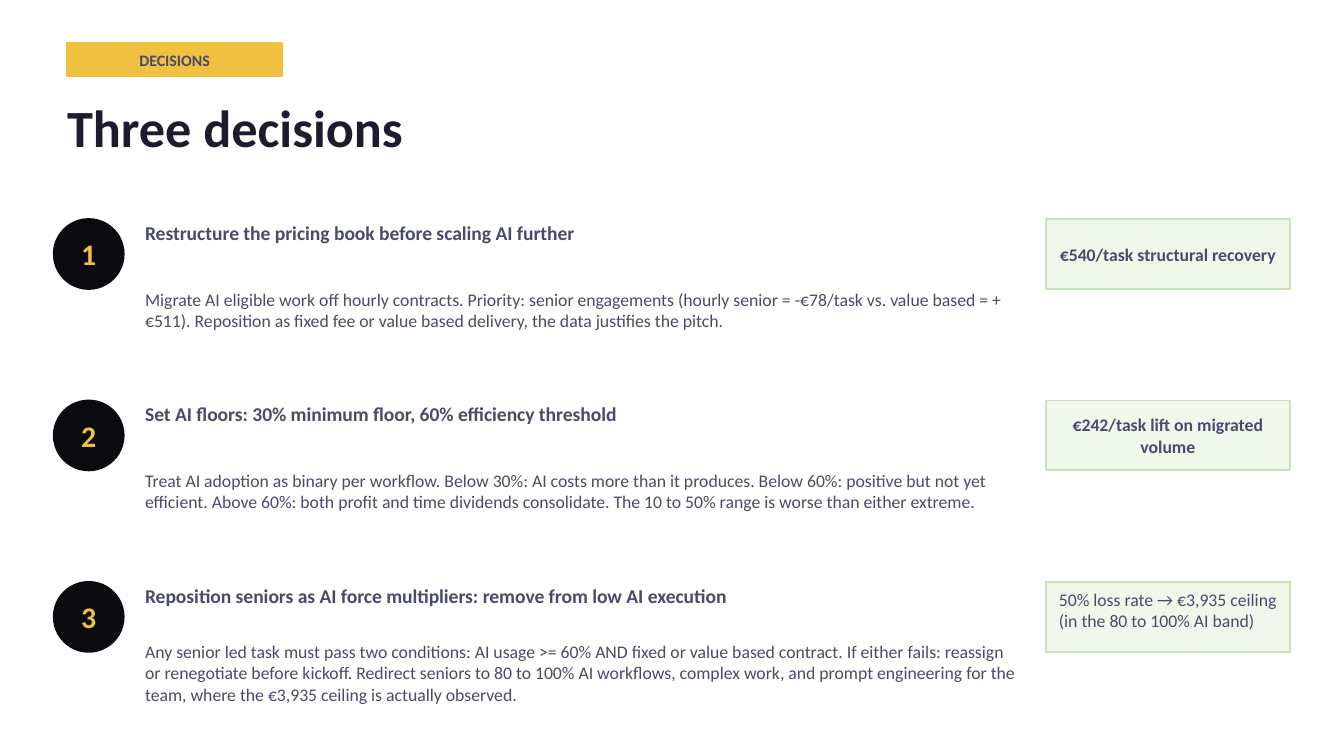
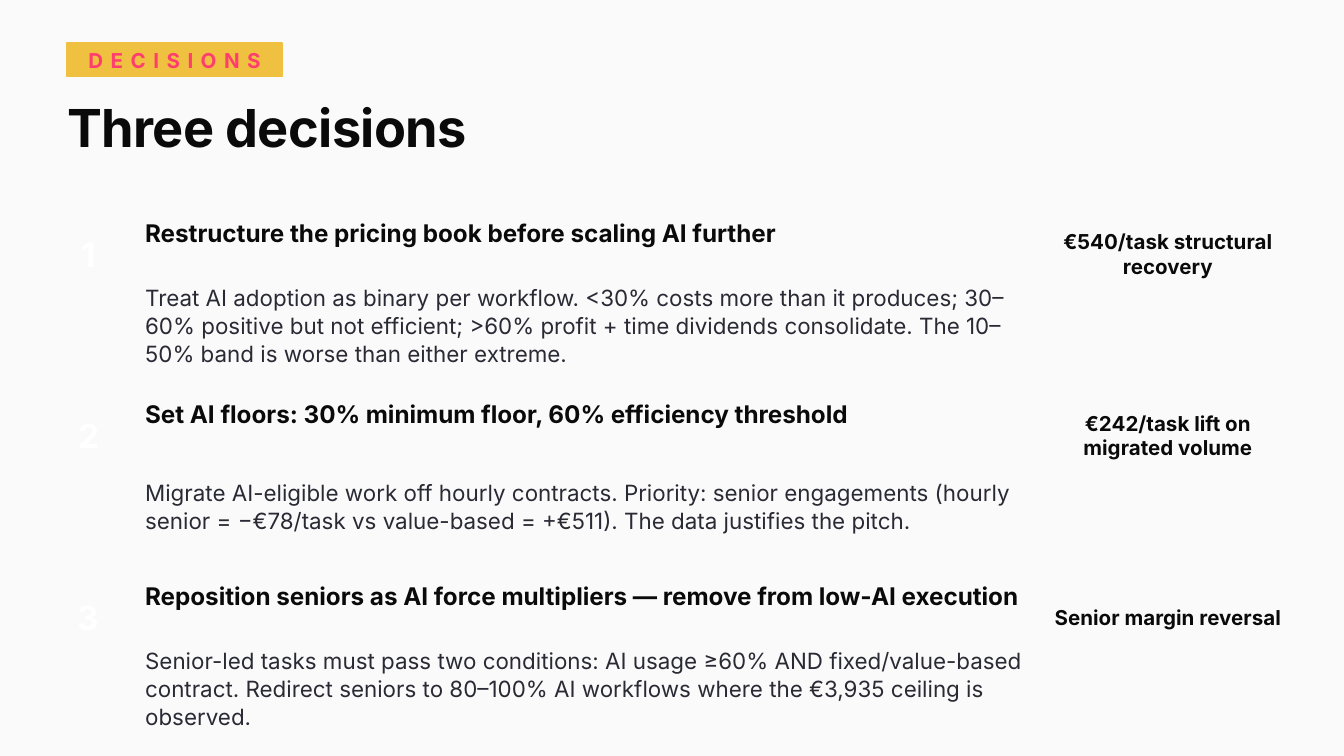
Before and after one commit to tabbba/Machine-Learning-810161, a slide deck: slide 14 of ai_productivity_alkemy_final.pptx. Drawn at 1344x756 pixels with LibreOffice and Linux fonts; fonts in the diff are those of the drawing. Boxes give left, top, right and bottom in pixels: in the first picture for what was removed or moved away, otherwise in the second. Text is boxed around its words. In the diff, an @@ line names an element or a change of style, - is before the commit and + after.

Commit message:
update presentation files

```diff
--- a/ai_productivity_alkemy_final.pptx
+++ b/ai_productivity_alkemy_final.pptx
@@ background #FFFFFF to #FAFAFA @@
@@ text "DECISIONS" at (88, 53, 260, 68): size 8.5 to 11 pt, font Calibri to Inter, text colour #4A4A6A to #FF3D6E, letter spacing 0 to 4 pt @@
@@ text "Three decisions" at (67, 107, 466, 148): font Calibri to Inter, text colour #1C1C2E to #0A0A0A, letter spacing 0 to -0.3 pt @@
@@ text "Restructure the pricing book before ..." at (145, 223, 775, 248): size 10.5 to 13 pt, font Calibri to Inter, text colour #4A4A6A to #0A0A0A @@
@@ text "€540/task structural recovery" at (1063, 233, 1272, 279): size 9.5 to 11 pt, font Calibri to Inter, text colour #4A4A6A to #0A0A0A @@
@@ text removed at (81, 245, 96, 265) @@
-1
@@ text at (145, 289, 1003, 363): text changed; size 9.5 to 12 pt; font Calibri to Inter; text colour #4A4A6A to #2A2A35 @@
-Migrate AI eligible work off hourly contracts. Priority: senior engagements (hourly senior = -€78/task vs. value based = +€511). Reposition as fixed fee or value based delivery, the data justifies the pitch.
+Treat AI adoption as binary per workflow. <30% costs more than it produces; 30–60% positive but not efficient; >60% profit + time dividends consolidate. The 10–50% band is worse than either extreme.
@@ text "Set AI floors: 30% minimum ..." at (145, 404, 848, 428): size 10.5 to 13 pt, font Calibri to Inter, text colour #4A4A6A to #0A0A0A @@
@@ text "€242/task lift on migrated volume" at (1083, 415, 1252, 460): size 9.5 to 11 pt, font Calibri to Inter, text colour #4A4A6A to #0A0A0A @@
@@ text removed at (81, 427, 96, 447) @@
-2
@@ text at (145, 483, 1010, 534): text changed; size 9.5 to 12 pt; font Calibri to Inter; text colour #4A4A6A to #2A2A35 @@
-Treat AI adoption as binary per workflow. Below 30%: AI costs more than it produces. Below 60%: positive but not yet efficient. Above 60%: both profit and time dividends consolidate. The 10 to 50% range is worse than either extreme.
+Migrate AI-eligible work off hourly contracts. Priority: senior engagements (hourly senior = −€78/task vs value-based = +€511). The data justifies the pitch.
@@ ellipse to rectangle; fill #0B0B0F to #FF3D6E; outline #0B0B0F 1 pt to none in 3 elements at (54, 219, 124, 289), (54, 401, 124, 470), (54, 582, 124, 652) @@
@@ text at (145, 586, 1019, 610): text changed; size 10.5 to 13 pt; font Calibri to Inter; text colour #4A4A6A to #0A0A0A @@
-Reposition seniors as AI force multipliers: remove from low AI execution
+Reposition seniors as AI force multipliers — remove from low-AI execution
@@ fill #F0F8EC to #F5F5F8; outline #C8E0BB 1 pt to #E5E5EC 0.5 pt in 3 elements at (1046, 219, 1290, 289), (1046, 401, 1290, 470), (1046, 582, 1290, 650) @@
@@ text in rectangle at (1059, 593, 1276, 630): text removed @@
-50% loss rate → €3,935 ceiling (in the 80 to 100% AI band)
@@ text removed at (81, 608, 96, 629) @@
-3
@@ text added at (1055, 609, 1280, 630), 11 pt, text #0A0A0A, bold @@
+Senior margin reversal
@@ text at (145, 652, 1021, 726): text changed; size 9.5 to 12 pt; font Calibri to Inter; text colour #4A4A6A to #2A2A35 @@
-Any senior led task must pass two conditions: AI usage >= 60% AND fixed or value based contract. If either fails: reassign or renegotiate before kickoff. Redirect seniors to 80 to 100% AI workflows, complex work, and prompt engineering for the team, where the €3,935 ceiling is actually observed.
+Senior-led tasks must pass two conditions: AI usage ≥60% AND fixed/value-based contract. Redirect seniors to 80–100% AI workflows where the €3,935 ceiling is observed.
```
Also in this commit, not shown: 14 other slides changed, 2 other files.
